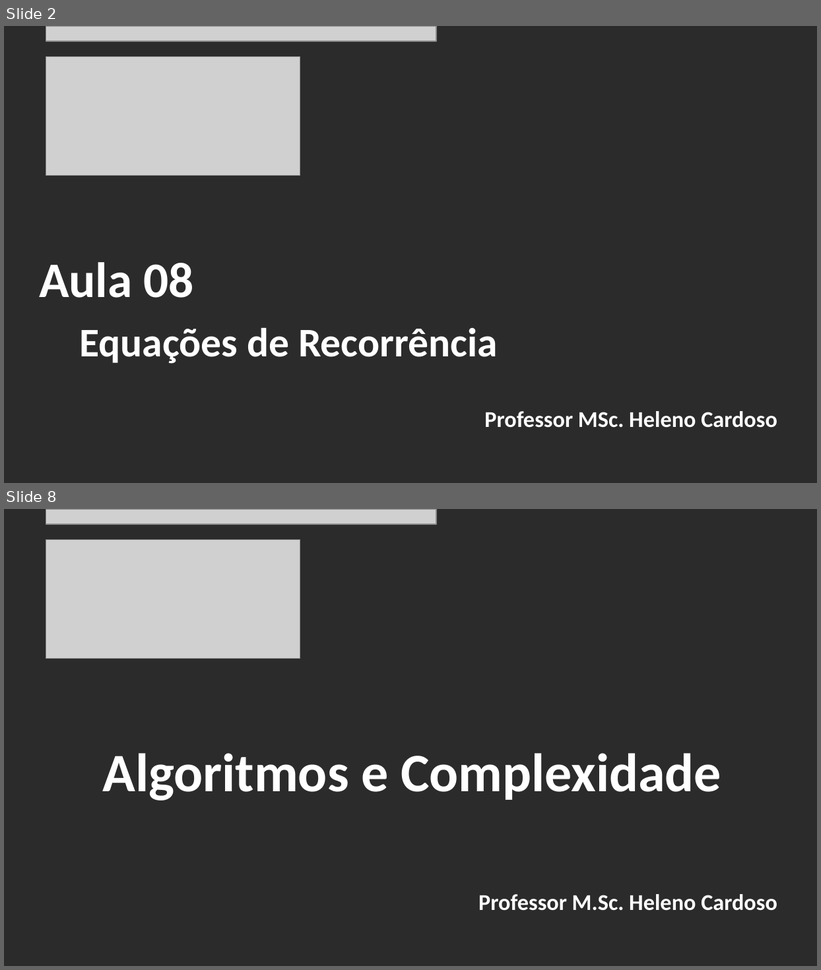
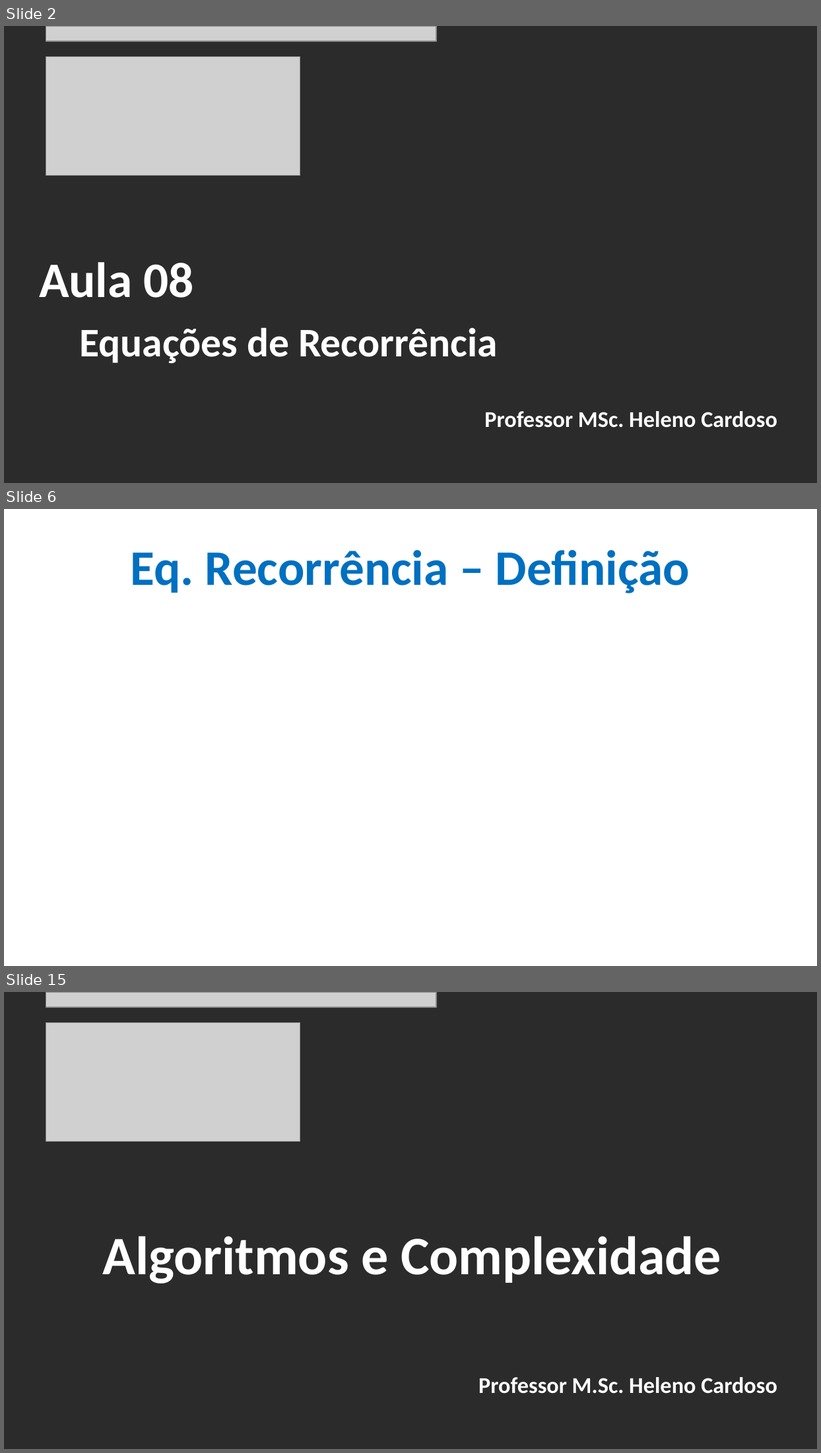
Before and after one commit to CloudEducationBrazil/WydenAlgoritmosEComplexidade, a slide deck: 01 Classes/Aula 08 - Algoritmos e Complexidade - Equações de Recorrência.pptx. Shown one above the other, each under a label of ours: slides 2 and 8 before the commit, slides 2, 6 and 15 after it; the slides between them are not shown. The pictures are 821x970 and 821x1453 pixels, drawn with LibreOffice and Linux fonts; fonts in the diff are those of the drawing; grey boxes stand for pictures; background and template pictures are left out; a plain dark background stands for a picture behind light text. Boxes give left, top, right and bottom in pixels: in the first picture for what was removed or moved away, otherwise in the second. Text is boxed around its words. In the diff, an @@ line names an element or a change of style, - is before the commit and + after.

```diff
--- a/01 Classes/Aula 08 - Algoritmos e Complexidade - Equações de Recorrência.pptx
+++ b/01 Classes/Aula 08 - Algoritmos e Complexidade - Equações de Recorrência.pptx
@@ slide 6 added at (4, 509, 817, 966), background picture (left out) @@
@@ title added at (131, 550, 690, 593), 44 pt, text #0070C0, bold @@
+Eq. Recorrência – Definição
@@ what was slide 8 is now slide 15 @@
```
Also in this commit, not shown: 5 slides changed, 6 other slides added, 1 other file.
